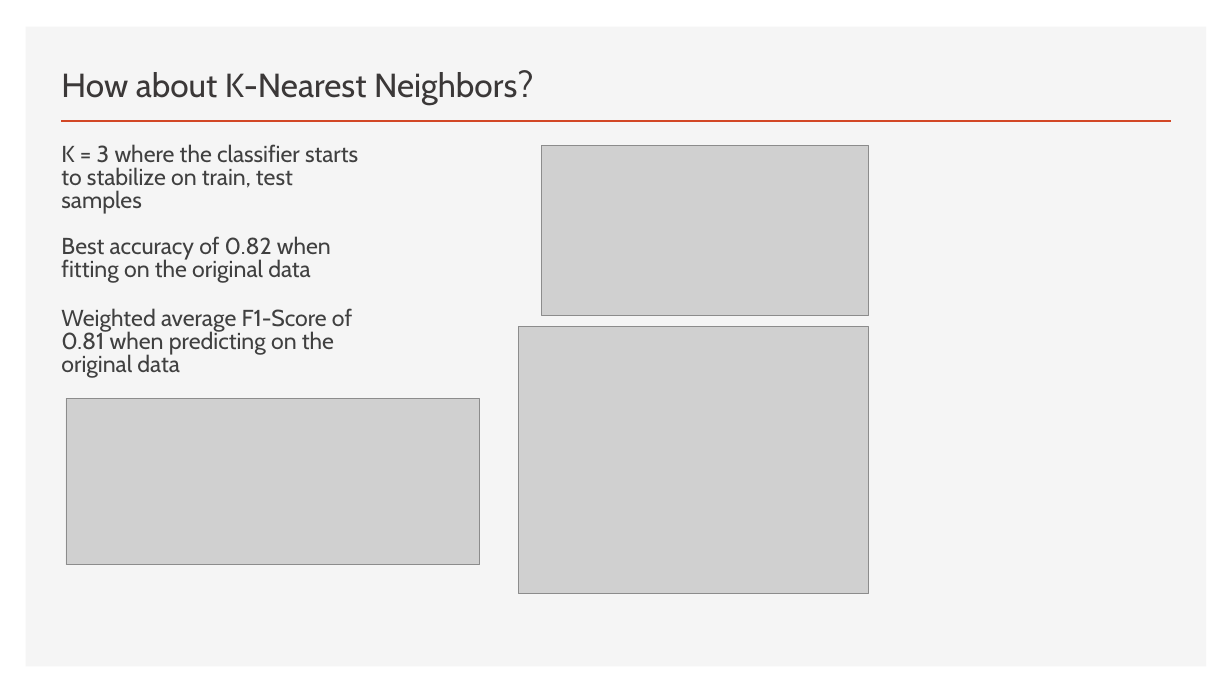
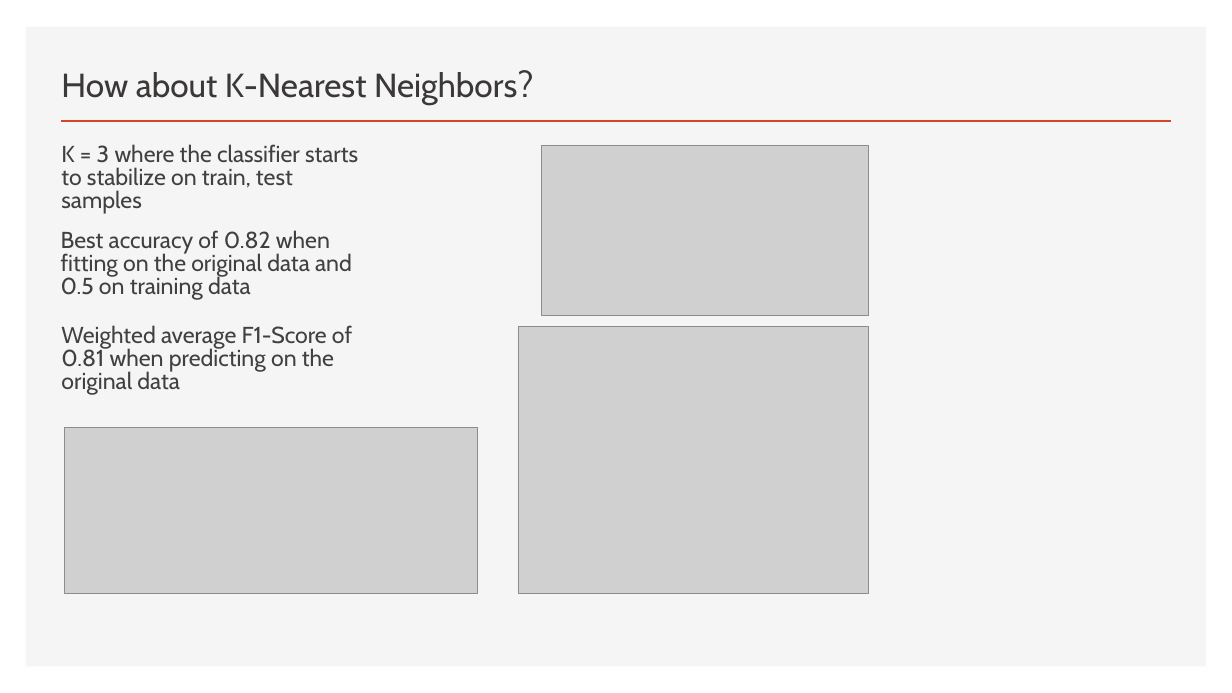
Before and after one commit to damuakula/FinalProject, a slide deck: slide 10 of PyschRegionsUS.pptx. Drawn at 1232x693 pixels with LibreOffice and Linux fonts; fonts in the diff are those of the drawing; grey boxes stand for pictures. Boxes give left, top, right and bottom in pixels: in the first picture for what was removed or moved away, otherwise in the second. Text is boxed around its words. In the diff, an @@ line names an element or a change of style, - is before the commit and + after.

```diff
--- a/PyschRegionsUS.pptx
+++ b/PyschRegionsUS.pptx
@@ text at box(61, 230, 352, 300): text changed @@
-Best accuracy of 0.82 when fitting on the original data
+Best accuracy of 0.82 when fitting on the original data and 0.5 on training data
@@ text "Weighted average F1-Score of 0.81 ...": place and size @@
-text "Weighted average F1-Score of 0.81 ..." at box(61, 308, 352, 378)
+text "Weighted average F1-Score of 0.81 ..." at box(61, 325, 352, 395)
@@ picture: place and size @@
-picture at box(66, 398, 480, 565)
+picture at box(64, 427, 478, 593)
```
Also in this commit, not shown: 4 other slides changed.
